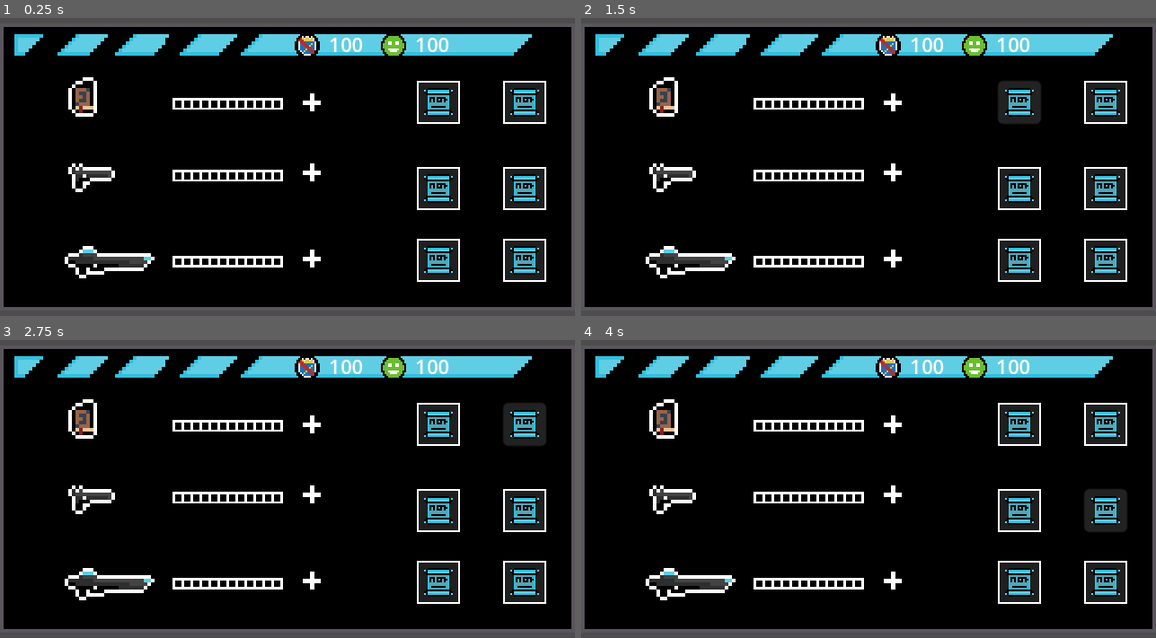
Above: before the commit, frames 1-4 (two rows, left to right).
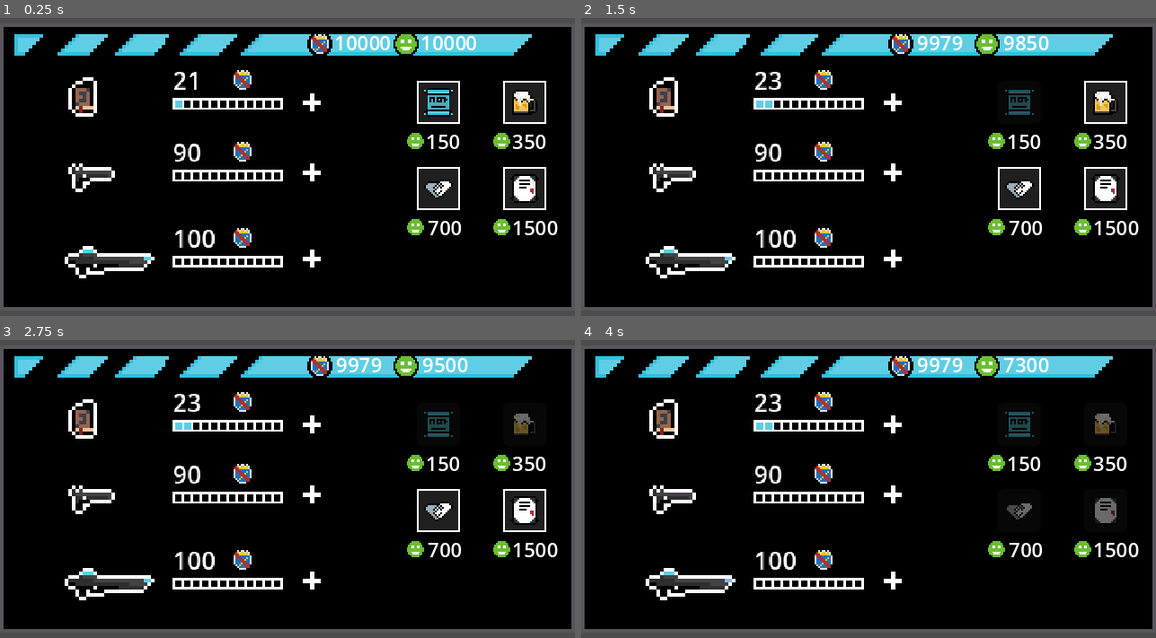
Above: after the commit, the same moments.

Repository: badzianga/SteelworksHiTechGame
Game: Godot game, scene res://Scenes/UI/shop.tscn
Two runs of this game, one before a commit and one after it. Both use one fixed random seed, a clock stepped at 60 frames per second and the inputs below. This scene is started directly instead of the project's main scene.
Inputs (mouse positions are in pixels of both pictures, inside the frame that each line leads up to):
- Up to frame 1 (0.25 s): no input
- Up to frame 2 (1.5 s): click (891, 104) at 0.52 s; click (1018, 101) at 1.27 s
- Up to frame 3 (2.75 s): click (523, 423) at 2.02 s
- Up to frame 4 (4 s): click (1018, 509) at 2.77 s; click (1104, 509) at 3.52 s

The runs differ from the first frame. In frame 1, 6.5% of the frame differs, in the area x 30-98%, y 5-89%; in frame 2, 7.3%; in frame 3, 7.4%; in frame 4, 7.6%.

Commit message:
Add economy and abilities

Diff:
--- /dev/null
+++ b/Scenes/UI/economy.gd
@@ -0,0 +1,6 @@
+extends Node2D
+
+# Economy labels
+func _physics_process(delta):
+	%GloryPoints.text = str(GameController.glory_points)
+	%ReputationPoints.text = str(GameController.reputation_points)
--- /dev/null
+++ b/Scenes/UI/economy.tscn
@@ -0,0 +1,43 @@
+[gd_scene load_steps=5 format=3 uid="uid://b65x3vroq46f3"]
+
+[ext_resource type="Texture2D" uid="uid://c10odfbv1hqlp" path="res://Assets/UI/economy_1.png" id="1_eedhy"]
+[ext_resource type="Script" path="res://Scenes/UI/economy.gd" id="1_rmusn"]
+[ext_resource type="Texture2D" uid="uid://dq7776sj081h8" path="res://Assets/UI/economy_2.png" id="2_tb204"]
+
+[sub_resource type="LabelSettings" id="LabelSettings_n6pnc"]
+font_size = 11
+
+[node name="Economy" type="Node2D"]
+position = Vector2(6, 62)
+scale = Vector2(0.5, 0.5)
+script = ExtResource("1_rmusn")
+
+[node name="Economy1" type="Sprite2D" parent="."]
+position = Vector2(11, -67)
+texture = ExtResource("1_eedhy")
+
+[node name="Economy2" type="Sprite2D" parent="."]
+position = Vector2(59, -67)
+texture = ExtResource("2_tb204")
+
+[node name="GloryPoints" type="Label" parent="."]
+unique_name_in_owner = true
+offset_left = 19.0
+offset_top = -79.0
+offset_right = 47.0
+offset_bottom = -56.0
+text = "100"
+label_settings = SubResource("LabelSettings_n6pnc")
+horizontal_alignment = 1
+vertical_alignment = 1
+
+[node name="ReputationPoints" type="Label" parent="."]
+unique_name_in_owner = true
+offset_left = 67.0
+offset_top = -79.0
+offset_right = 95.0
+offset_bottom = -56.0
+text = "100"
+label_settings = SubResource("LabelSettings_n6pnc")
+horizontal_alignment = 1
+vertical_alignment = 1
--- /dev/null
+++ b/Scenes/UI/shop.gd
@@ -0,0 +1,117 @@
+extends Node2D
+
+# Weapon upgrades =========================================
+# Upgrade costs
+var cost_1 = GameController.weapons["book"]["upgrade_cost"]
+var cost_2 = GameController.weapons["gun"]["upgrade_cost"]
+var cost_3 = GameController.weapons["laser_gun"]["upgrade_cost"]
+
+# Upgrade points
+var lvl_1 = GameController.weapons["book"]["level"]
+var lvl_2 = GameController.weapons["gun"]["level"]
+var lvl_3 = GameController.weapons["laser_gun"]["level"]
+
+# Damage points
+var damage_1 = GameController.weapons["book"]["damage"]
+var damage_2 = GameController.weapons["gun"]["damage"]
+var damage_3 = GameController.weapons["laser_gun"]["damage"]
+
+# Abilities ================================================
+# Abilities cost
+var a_cost_1 = GameController.abilities["BAThesis"]["cost"]
+var a_cost_2 = GameController.abilities["Beer"]["cost"]
+var a_cost_3 = GameController.abilities["Handshake"]["cost"]
+var a_cost_4 = GameController.abilities["Contract"]["cost"]
+
+# Acquirance status of ability
+var has_1 = GameController.abilities["BAThesis"]["acquired"]
+var has_2 = GameController.abilities["Beer"]["acquired"]
+var has_3 = GameController.abilities["Handshake"]["acquired"]
+var has_4 = GameController.abilities["Contract"]["acquired"]
+
+func _physics_process(delta):
+
+	# Weapons buying - using glory points
+	# book
+	%Upgrade_1/progress.value = lvl_1
+	%Upgrade_1/cost/Label.text = str(cost_1)
+
+	# gun
+	%Upgrade_2/progress.value = lvl_2
+	%Upgrade_2/cost/Label.text = str(cost_2)
+
+	# laser gun
+	%Upgrade_3/progress.value = lvl_3
+	%Upgrade_3/cost/Label.text = str(cost_3)
+
+	# Abilities buying - using satisfaction points
+	# BAThesis
+	%Ability_1/cost/Label.text = str(a_cost_1)
+	%Ability_1.disabled = has_1
+
+	# Beer
+	%Ability_2/cost/Label.text = str(a_cost_2)
+	%Ability_2.disabled = has_2
+
+	# Handshake
+	%Ability_3/cost/Label.text = str(a_cost_3)
+	%Ability_3.disabled = has_3
+
+	# Contract
+	%Ability_4/cost/Label.text = str(a_cost_4)
+	%Ability_4.disabled = has_4
+
+# Weapon upgrades =====================================================================
+# Book - upgrade
+func _on_btn_1_pressed():
+	if GameController.glory_points > cost_1 and lvl_1 < 12:
+		GameController.glory_points -= cost_1
+		lvl_1 += 1
+		cost_1 = round(cost_1 * GameController.weapons["book"]["cost_multiplier"])
+		damage_1 = round( damage_1 * GameController.weapons["book"]["damage_multiplier"])
+
+# Gun - upgrade
+func _on_btn_2_pressed():
+	if GameController.glory_points > cost_2 and lvl_2 < 12:
+		GameController.glory_points -= cost_2
+		lvl_2 += 1
+		cost_2 = round(cost_2 * GameController.weapons["gun"]["cost_multiplier"])
+		damage_2 = round( damage_2 * GameController.weapons["gun"]["damage_multiplier"])
+
+# Laser gun - upgrade
+func _on_btn_3_pressed():
+	if GameController.glory_points > cost_3 and lvl_3 < 12:
+		GameController.glory_points -= cost_3
+		lvl_3 += 1
+		cost_3 = round(cost_3 * GameController.weapons["laser_gun"]["cost_multiplier"])
+		damage_3 = round( damage_3 * GameController.weapons["laser_gun"]["damage_multiplier"])
+
+
+# User Abilities ==============================================
+func _on_ability_1_pressed():
+	if GameController.reputation_points > a_cost_1 and has_1 == false:
+		GameController.reputation_points -= a_cost_1
+		has_1 = true
+
+
+func _on_ability_2_pressed():
+	if GameController.reputation_points > a_cost_2 and has_2 == false:
+		GameController.reputation_points -= a_cost_2
+		has_2 = true
+
+
+func _on_ability_3_pressed():
+	if GameController.reputation_points > a_cost_3 and has_3 == false:
+		GameController.reputation_points -= a_cost_3
+		has_3 = true
+
+		# Apply damage multiplier
+		damage_1 = round( damage_1 * GameController.abilities["Handshake"]["damage_multiplier"])
+		damage_2 = round( damage_2 * GameController.abilities["Handshake"]["damage_multiplier"])
+		damage_3 = round( damage_3 * GameController.abilities["Handshake"]["damage_multiplier"])
+
+
+func _on_ability_4_pressed():
+	if GameController.reputation_points > a_cost_4 and has_4 == false:
+		GameController.reputation_points -= a_cost_4
+		has_4 = true
--- a/Scenes/UI/shop.tscn
+++ b/Scenes/UI/shop.tscn
@@ -1,15 +1,17 @@
-[gd_scene load_steps=10 format=3 uid="uid://cg6sknwoktjqx"]
+[gd_scene load_steps=14 format=3 uid="uid://cg6sknwoktjqx"]
 
 [ext_resource type="Texture2D" uid="uid://dw4dtfps2ba52" path="res://Assets/UI/shop.png" id="1_bg5et"]
+[ext_resource type="Script" path="res://Scenes/UI/shop.gd" id="1_j8dmq"]
 [ext_resource type="Texture2D" uid="uid://c10odfbv1hqlp" path="res://Assets/UI/economy_1.png" id="2_q5sw1"]
 [ext_resource type="Texture2D" uid="uid://dq7776sj081h8" path="res://Assets/UI/economy_2.png" id="3_5pd3k"]
 [ext_resource type="Texture2D" uid="uid://ecf5rl6t1vig" path="res://Assets/UI/upgrade_bar_1.png" id="4_48n6b"]
 [ext_resource type="Texture2D" uid="uid://c3jd7n58vm78s" path="res://Assets/UI/upgrade_bar_2.png" id="5_tgbjm"]
+[ext_resource type="PackedScene" uid="uid://b65x3vroq46f3" path="res://Scenes/UI/economy.tscn" id="6_888is"]
 [ext_resource type="Texture2D" uid="uid://dllicbf1atna8" path="res://Assets/UI/btn_upgrade.png" id="6_y8isp"]
 [ext_resource type="Texture2D" uid="uid://cfmunnel3rxpn" path="res://Assets/UI/BAThesis.png" id="7_f8emw"]
-
-[sub_resource type="LabelSettings" id="LabelSettings_4hvqv"]
-font_size = 11
+[ext_resource type="Texture2D" uid="uid://cfhgfd37u3uoa" path="res://Assets/UI/beer.png" id="8_fsfio"]
+[ext_resource type="Texture2D" uid="uid://capuyqk68u3i5" path="res://Assets/UI/hand_shake.png" id="9_6cdjf"]
+[ext_resource type="Texture2D" uid="uid://cl3f32f4odpdy" path="res://Assets/UI/contract.png" id="10_v4je8"]
 
 [sub_resource type="StyleBoxFlat" id="StyleBoxFlat_q24r0"]
 bg_color = Color(0.6, 0.6, 0.6, 0.203922)
@@ -19,49 +21,23 @@
 border_width_bottom = 1
 border_color = Color(1, 1, 1, 1)
 
-[node name="Node2D" type="Node2D"]
+[node name="Shop" type="Node2D"]
 position = Vector2(160, 96)
+script = ExtResource("1_j8dmq")
 
 [node name="Shop" type="Sprite2D" parent="."]
 scale = Vector2(2, 2)
 texture = ExtResource("1_bg5et")
 
-[node name="Economy1" type="Sprite2D" parent="."]
-position = Vector2(11, -67)
-texture = ExtResource("2_q5sw1")
-
-[node name="Economy2" type="Sprite2D" parent="."]
-position = Vector2(59, -67)
-texture = ExtResource("3_5pd3k")
-
-[node name="GloryPoints" type="Label" parent="."]
-offset_left = 19.0
-offset_top = -79.0
-offset_right = 47.0
-offset_bottom = -56.0
-text = "100"
-label_settings = SubResource("LabelSettings_4hvqv")
-horizontal_alignment = 1
-vertical_alignment = 1
-
-[node name="SatisfactionPoints" type="Label" parent="."]
-offset_left = 67.0
-offset_top = -79.0
-offset_right = 95.0
-offset_bottom = -56.0
-text = "100"
-label_settings = SubResource("LabelSettings_4hvqv")
-horizontal_alignment = 1
-vertical_alignment = 1
-
 [node name="Weapons" type="Node2D" parent="."]
 position = Vector2(-14, 0)
 
-[node name="Upgrade" type="Node2D" parent="Weapons"]
+[node name="Upgrade_1" type="Node2D" parent="Weapons"]
+unique_name_in_owner = true
 position = Vector2(64, 88)
 scale = Vector2(1.25, 1.25)
 
-[node name="Upgrade_1" type="TextureProgressBar" parent="Weapons/Upgrade"]
+[node name="progress" type="TextureProgressBar" parent="Weapons/Upgrade_1"]
 offset_left = -91.0
 offset_top = -101.333
 offset_right = -42.0
@@ -70,7 +46,7 @@
 texture_under = ExtResource("4_48n6b")
 texture_progress = ExtResource("5_tgbjm")
 
-[node name="Btn" type="Button" parent="Weapons/Upgrade"]
+[node name="Btn" type="Button" parent="Weapons/Upgrade_1"]
 offset_left = -37.3333
 offset_top = -106.667
 offset_right = -21.3333
@@ -80,11 +56,29 @@
 icon = ExtResource("6_y8isp")
 flat = true
 
-[node name="Upgrade2" type="Node2D" parent="Weapons"]
+[node name="cost" type="Node2D" parent="Weapons/Upgrade_1"]
+position = Vector2(-91.2, -108.8)
+scale = Vector2(1, 1)
+
+[node name="Economy1" type="Sprite2D" parent="Weapons/Upgrade_1/cost"]
+position = Vector2(31.2, -9.53674e-07)
+scale = Vector2(0.8, 0.8)
+texture = ExtResource("2_q5sw1")
+
+[node name="Label" type="Label" parent="Weapons/Upgrade_1/cost"]
+offset_left = -1.52588e-05
+offset_top = -8.0
+offset_right = 40.0
+offset_bottom = 15.0
+theme_override_font_sizes/font_size = 11
+text = "20"
+
+[node name="Upgrade_2" type="Node2D" parent="Weapons"]
+unique_name_in_owner = true
 position = Vector2(64, 48)
 scale = Vector2(1.25, 1.25)
 
-[node name="Upgrade_2" type="TextureProgressBar" parent="Weapons/Upgrade2"]
+[node name="progress" type="TextureProgressBar" parent="Weapons/Upgrade_2"]
 offset_left = -90.6667
 offset_top = -37.3333
 offset_right = -41.6667
@@ -93,7 +87,7 @@
 texture_under = ExtResource("4_48n6b")
 texture_progress = ExtResource("5_tgbjm")
 
-[node name="Btn" type="Button" parent="Weapons/Upgrade2"]
+[node name="Btn" type="Button" parent="Weapons/Upgrade_2"]
 offset_left = -37.3333
 offset_top = -42.6667
 offset_right = -21.3333
@@ -103,11 +97,29 @@
 icon = ExtResource("6_y8isp")
 flat = true
 
-[node name="Upgrade3" type="Node2D" parent="Weapons"]
+[node name="cost" type="Node2D" parent="Weapons/Upgrade_2"]
+position = Vector2(-91.2, -44.8)
+scale = Vector2(1, 1)
+
+[node name="Economy1" type="Sprite2D" parent="Weapons/Upgrade_2/cost"]
+position = Vector2(31.2, 0)
+scale = Vector2(0.8, 0.8)
+texture = ExtResource("2_q5sw1")
+
+[node name="Label" type="Label" parent="Weapons/Upgrade_2/cost"]
+offset_left = -1.52588e-05
+offset_top = -8.0
+offset_right = 40.0
+offset_bottom = 15.0
+theme_override_font_sizes/font_size = 11
+text = "20"
+
+[node name="Upgrade_3" type="Node2D" parent="Weapons"]
+unique_name_in_owner = true
 position = Vector2(64, 96)
 scale = Vector2(1.25, 1.25)
 
-[node name="Upgrade_3" type="TextureProgressBar" parent="Weapons/Upgrade3"]
+[node name="progress" type="TextureProgressBar" parent="Weapons/Upgrade_3"]
 offset_left = -91.0
 offset_top = -37.0
 offset_right = -42.0
@@ -116,7 +128,7 @@
 texture_under = ExtResource("4_48n6b")
 texture_progress = ExtResource("5_tgbjm")
 
-[node name="Btn" type="Button" parent="Weapons/Upgrade3"]
+[node name="Btn" type="Button" parent="Weapons/Upgrade_3"]
 offset_left = -37.3333
 offset_top = -42.6667
 offset_right = -21.3333
@@ -126,9 +138,27 @@
 icon = ExtResource("6_y8isp")
 flat = true
 
+[node name="cost" type="Node2D" parent="Weapons/Upgrade_3"]
+position = Vector2(-91.2, -44.8)
+scale = Vector2(1, 1)
+
+[node name="Economy1" type="Sprite2D" parent="Weapons/Upgrade_3/cost"]
+position = Vector2(31.2, 0)
+scale = Vector2(0.8, 0.8)
+texture = ExtResource("2_q5sw1")
+
+[node name="Label" type="Label" parent="Weapons/Upgrade_3/cost"]
+offset_left = -1.52588e-05
+offset_top = -8.0
+offset_right = 40.0
+offset_bottom = 15.0
+theme_override_font_sizes/font_size = 11
+text = "20"
+
 [node name="Upgrades" type="Node2D" parent="."]
 
-[node name="Button" type="Button" parent="Upgrades"]
+[node name="Ability_1" type="Button" parent="Upgrades"]
+unique_name_in_owner = true
 offset_left = 72.0
 offset_top = -48.0
 offset_right = 96.0
@@ -139,7 +169,25 @@
 icon = ExtResource("7_f8emw")
 icon_alignment = 1
 
-[node name="Button2" type="Button" parent="Upgrades"]
+[node name="cost" type="Node2D" parent="Upgrades/Ability_1"]
+position = Vector2(-3.00001, 34)
+scale = Vector2(1, 1)
+
+[node name="Economy2" type="Sprite2D" parent="Upgrades/Ability_1/cost"]
+position = Vector2(2.19995, 0)
+scale = Vector2(0.8, 0.8)
+texture = ExtResource("3_5pd3k")
+
+[node name="Label" type="Label" parent="Upgrades/Ability_1/cost"]
+offset_left = 7.99998
+offset_top = -8.0
+offset_right = 48.0
+offset_bottom = 15.0
+theme_override_font_sizes/font_size = 11
+text = "20"
+
+[node name="Ability_2" type="Button" parent="Upgrades"]
+unique_name_in_owner = true
 offset_left = 120.0
 offset_top = -48.0
 offset_right = 144.0
@@ -147,47 +195,93 @@
 focus_mode = 0
 mouse_default_cursor_shape = 2
 theme_override_styles/normal = SubResource("StyleBoxFlat_q24r0")
-icon = ExtResource("7_f8emw")
-icon_alignment = 1
-
-[node name="Button3" type="Button" parent="Upgrades"]
+icon = ExtResource("8_fsfio")
+icon_alignment = 1
+
+[node name="cost" type="Node2D" parent="Upgrades/Ability_2"]
+position = Vector2(-3, 34)
+scale = Vector2(1, 1)
+
+[node name="Economy2" type="Sprite2D" parent="Upgrades/Ability_2/cost"]
+position = Vector2(2.19995, 0)
+scale = Vector2(0.8, 0.8)
+texture = ExtResource("3_5pd3k")
+
+[node name="Label" type="Label" parent="Upgrades/Ability_2/cost"]
+offset_left = 7.99998
+offset_top = -8.0
+offset_right = 48.0
+offset_bottom = 15.0
+theme_override_font_sizes/font_size = 11
+text = "20"
+
+[node name="Ability_3" type="Button" parent="Upgrades"]
+unique_name_in_owner = true
 offset_left = 72.0
 offset_right = 96.0
 offset_bottom = 24.0
 focus_mode = 0
 mouse_default_cursor_shape = 2
 theme_override_styles/normal = SubResource("StyleBoxFlat_q24r0")
-icon = ExtResource("7_f8emw")
-icon_alignment = 1
-
-[node name="Button4" type="Button" parent="Upgrades"]
+icon = ExtResource("9_6cdjf")
+icon_alignment = 1
+
+[node name="cost" type="Node2D" parent="Upgrades/Ability_3"]
+position = Vector2(-3, 34)
+scale = Vector2(1, 1)
+
+[node name="Economy2" type="Sprite2D" parent="Upgrades/Ability_3/cost"]
+position = Vector2(2.19995, 0)
+scale = Vector2(0.8, 0.8)
+texture = ExtResource("3_5pd3k")
+
+[node name="Label" type="Label" parent="Upgrades/Ability_3/cost"]
+offset_left = 8.99998
+offset_top = -8.0
+offset_right = 49.0
+offset_bottom = 15.0
+theme_override_font_sizes/font_size = 11
+text = "20"
+
+[node name="Ability_4" type="Button" parent="Upgrades"]
+unique_name_in_owner = true
 offset_left = 120.0
 offset_right = 144.0
 offset_bottom = 24.0
 focus_mode = 0
 mouse_default_cursor_shape = 2
 theme_override_styles/normal = SubResource("StyleBoxFlat_q24r0")
-icon = ExtResource("7_f8emw")
-icon_alignment = 1
-
-[node name="Button5" type="Button" parent="Upgrades"]
-offset_left = 72.0
-offset_top = 40.0
-offset_right = 96.0
-offset_bottom = 64.0
-focus_mode = 0
-mouse_default_cursor_shape = 2
-theme_override_styles/normal = SubResource("StyleBoxFlat_q24r0")
-icon = ExtResource("7_f8emw")
-icon_alignment = 1
-
-[node name="Button6" type="Button" parent="Upgrades"]
-offset_left = 120.0
-offset_top = 40.0
-offset_right = 144.0
-offset_bottom = 64.0
-focus_mode = 0
-mouse_default_cursor_shape = 2
-theme_override_styles/normal = SubResource("StyleBoxFlat_q24r0")
-icon = ExtResource("7_f8emw")
-icon_alignment = 1
+icon = ExtResource("10_v4je8")
+icon_alignment = 1
+
+[node name="cost" type="Node2D" parent="Upgrades/Ability_4"]
+position = Vector2(-3.00002, 34)
+scale = Vector2(1, 1)
+
+[node name="Economy2" type="Sprite2D" parent="Upgrades/Ability_4/cost"]
+position = Vector2(2.19995, 0)
+scale = Vector2(0.8, 0.8)
+texture = ExtResource("3_5pd3k")
+
+[node name="Label" type="Label" parent="Upgrades/Ability_4/cost"]
+offset_left = 7.99998
+offset_top = -8.0
+offset_right = 48.0
+offset_bottom = 15.0
+theme_override_font_sizes/font_size = 11
+text = "20"
+
+[node name="Node2D" type="Node2D" parent="."]
+position = Vector2(-37, 67)
+scale = Vector2(2, 2)
+
+[node name="Economy" parent="Node2D" instance=ExtResource("6_888is")]
+position = Vector2(22, -34)
+
+[connection signal="pressed" from="Weapons/Upgrade_1/Btn" to="." method="_on_btn_1_pressed"]
+[connection signal="pressed" from="Weapons/Upgrade_2/Btn" to="." method="_on_btn_2_pressed"]
+[connection signal="pressed" from="Weapons/Upgrade_3/Btn" to="." method="_on_btn_3_pressed"]
+[connection signal="pressed" from="Upgrades/Ability_1" to="." method="_on_ability_1_pressed"]
+[connection signal="pressed" from="Upgrades/Ability_2" to="." method="_on_ability_2_pressed"]
+[connection signal="pressed" from="Upgrades/Ability_3" to="." method="_on_ability_3_pressed"]
+[connection signal="pressed" from="Upgrades/Ability_4" to="." method="_on_ability_4_pressed"]
--- a/Scenes/UI/ui.tscn
+++ b/Scenes/UI/ui.tscn
@@ -1,8 +1,9 @@
-[gd_scene load_steps=4 format=3 uid="uid://ccrjpmfpsmv26"]
+[gd_scene load_steps=5 format=3 uid="uid://ccrjpmfpsmv26"]
 
 [ext_resource type="Script" path="res://Scenes/UI/ui.gd" id="1_1oxkd"]
 [ext_resource type="Texture2D" uid="uid://bi52jpruwl1tl" path="res://Assets/UI/heart_1.png" id="2_nvv85"]
 [ext_resource type="Texture2D" uid="uid://bb2tjtly7hefs" path="res://Assets/UI/heart_2.png" id="3_q0umv"]
+[ext_resource type="PackedScene" uid="uid://b65x3vroq46f3" path="res://Scenes/UI/economy.tscn" id="4_cj53e"]
 
 [node name="UI" type="CanvasLayer"]
 script = ExtResource("1_1oxkd")
@@ -16,3 +17,5 @@
 value = 3.0
 texture_under = ExtResource("2_nvv85")
 texture_progress = ExtResource("3_q0umv")
+
+[node name="Economy" parent="." instance=ExtResource("4_cj53e")]
--- a/Scenes/Weapons/weapon.gd
+++ b/Scenes/Weapons/weapon.gd
@@ -8,9 +8,16 @@
 
 var shots_left := volley
 
-@onready var cooldown_timer := $CooldownTimer
+@onready var cooldown_timer
 @onready var volley_timer := $VolleyTimer
 @onready var shoot_sound := $ShootSound
+
+# Reload multiplier ability
+func _ready():
+	if GameController.abilities["Contract"]["acquired"]:
+		cooldown_timer = $CooldownTimer * GameController.abilities["Contract"]["reload_multiplier"]
+	else:
+		cooldown_timer = $CooldownTimer
 
 
 func shoot() -> void:
--- a/Singletons/game_controller.gd
+++ b/Singletons/game_controller.gd
@@ -1,10 +1,64 @@
 extends Node
 
 
-var reputation_points := 0
-var glory_points := 0
+var reputation_points := 10000
+var glory_points := 10000
 var player: Player
 var ui: UI
+
+# State of user's weapons
+var weapons = {
+	"book": {
+		"acquired": true,
+		"level": 1,
+
+		"damage": 10,
+		"damage_multiplier": 1.5,
+		"upgrade_cost": 21,
+		"cost_multiplier": 1.1,
+	},
+	"gun": {
+		"acquired": false,
+		"level": 0,
+
+		"damage": 70,
+		"damage_multiplier": 1.5,
+		"upgrade_cost": 90,
+		"cost_multiplier": 1.2,
+	},
+	"laser_gun": {
+		"acquired": false,
+		"level": 0,
+
+		"damage": 120,
+		"damage_multiplier": 1.5,
+		"upgrade_cost": 100,
+		"cost_multiplier": 1.3,
+	}
+}
+
+# User's abilities
+var abilities = {
+	"BAThesis": {
+		"acquired": false,
+		"cost": 150,
+		"malfunction": 0.1,
+	},
+	"Beer": { # Dash
+		"acquired": false,
+		"cost": 350,
+	},
+	"Handshake": {
+		"acquired": false,
+		"cost": 700,
+		"damage_multiplier": 1.05, # 5%
+	},
+	"Contract": {
+		"acquired": false,
+		"cost": 1500,
+		"reload_multiplier": 0.9, # 10% faster
+	},
+}
 
 @onready var music_player := $MusicPlayer
 
Binary file added: Assets/UI/beer.png
Not shown, added: Assets/UI/beer.png.import
Binary file added: Assets/UI/contract.png
Not shown, added: Assets/UI/contract.png.import
Binary file added: Assets/UI/hand_shake.png
Not shown, added: Assets/UI/hand_shake.png.import
